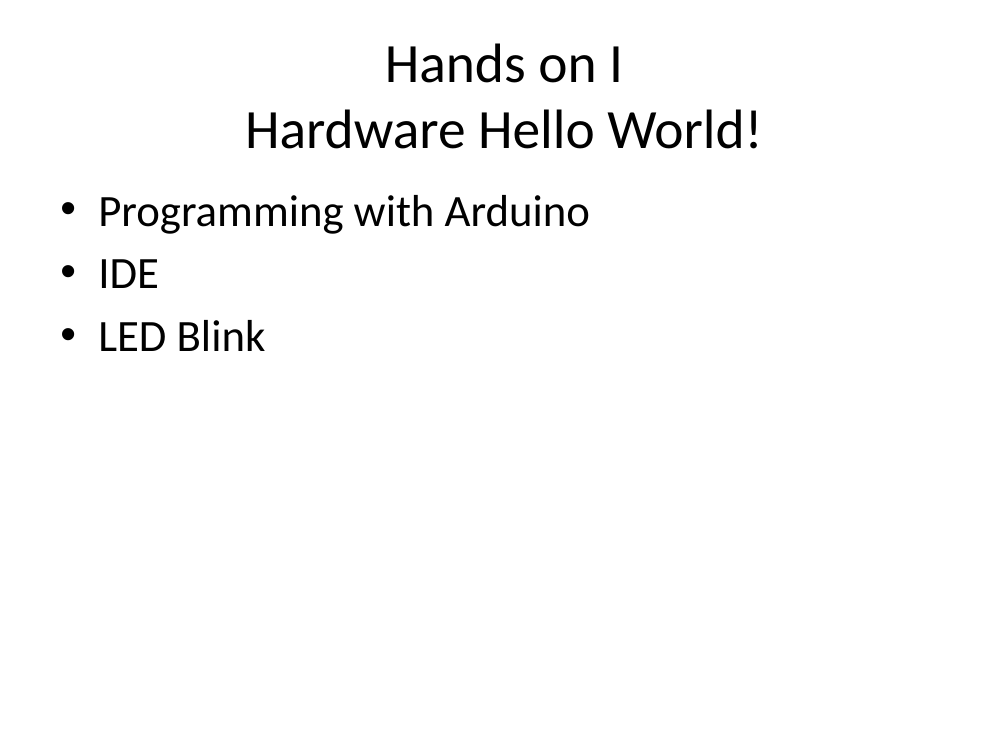
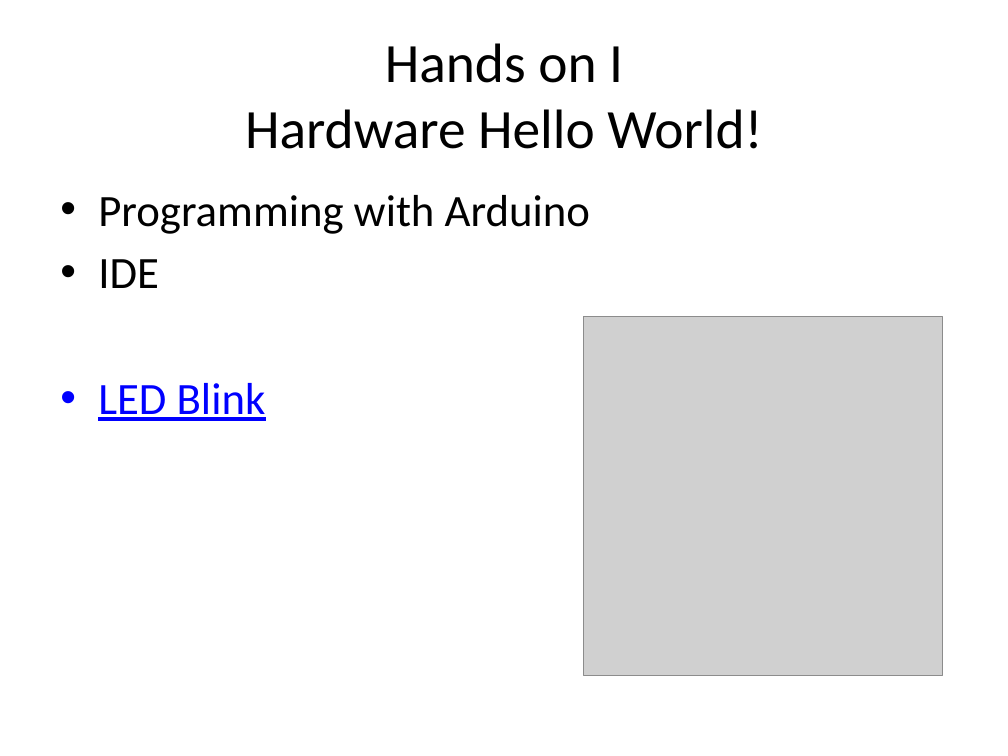
Before and after one commit to doothings/Arduino-101, a slide deck: slide 11 of Presentation.pptx. Drawn at 1008x756 pixels with LibreOffice and Linux fonts; fonts in the diff are those of the drawing; grey boxes stand for pictures. Boxes give left, top, right and bottom in pixels: in the first picture for what was removed or moved away, otherwise in the second. Text is boxed around its words. In the diff, an @@ line names an element or a change of style, - is before the commit and + after.

```diff
--- a/Presentation.pptx
+++ b/Presentation.pptx
@@ picture added at (584, 317, 942, 675) @@
@@ text at (98, 383, 266, 421): text colour #000000 to #0000FF, underline on in "LED Blink" @@
```
Also in this commit, not shown: 5 other slides changed, 2 slides added, 1 slide removed, 1 other file.
